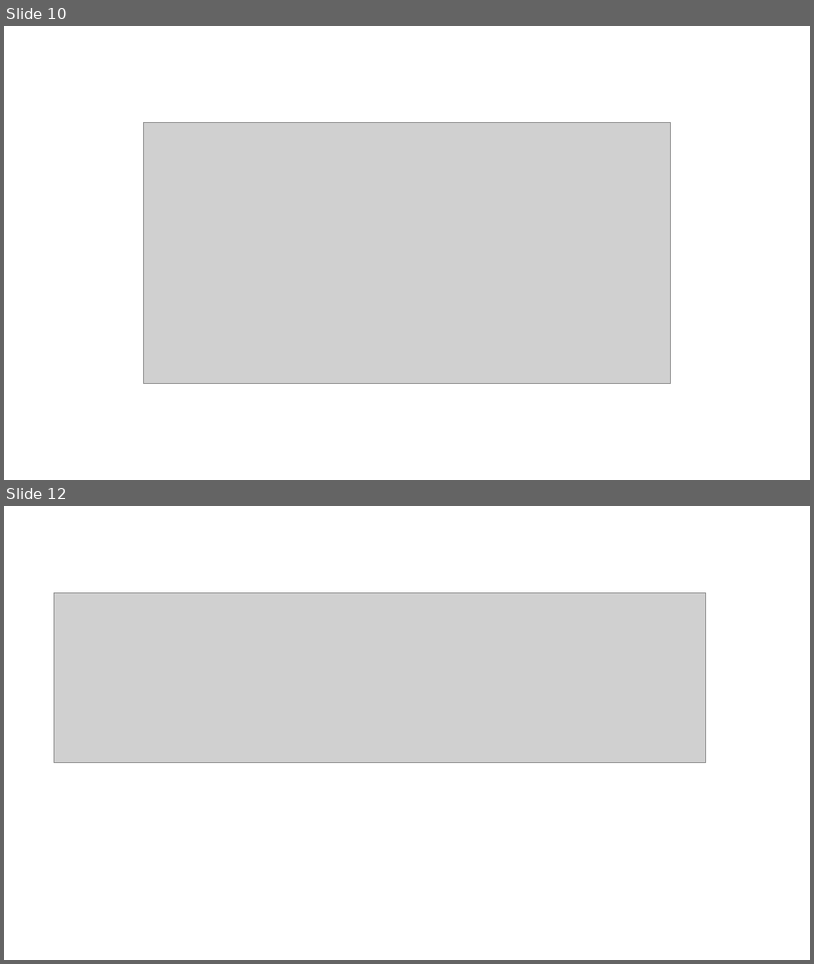
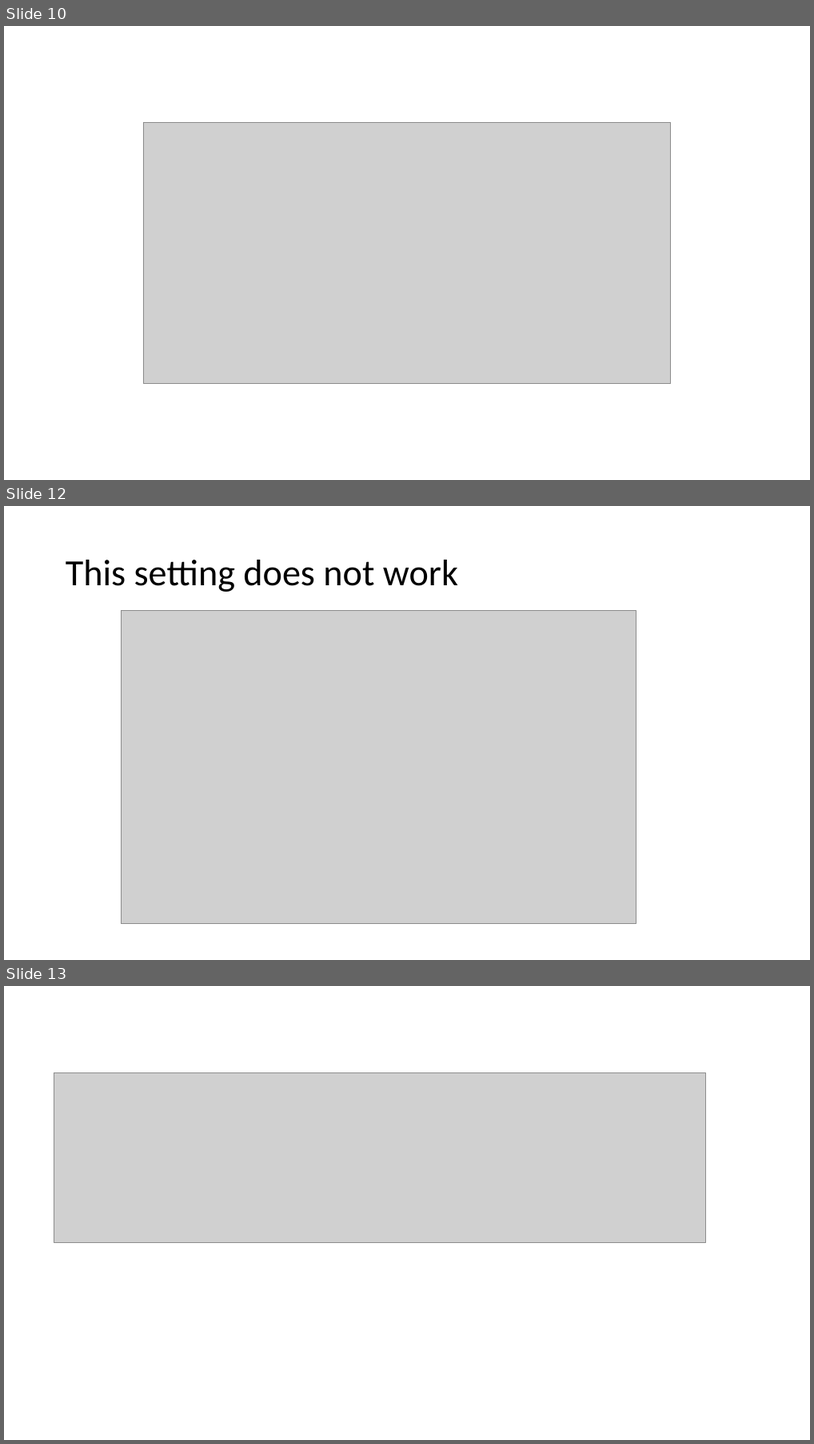
Before and after one commit to PowerBiDevCamp/TenantManagement, a slide deck: TenantManagement.pptx. Shown one above the other, each under a label of ours: slides 10 and 12 before the commit, slides 10, 12 and 13 after it; the slides between them are not shown. The pictures are 814x964 and 814x1444 pixels, drawn with LibreOffice and Linux fonts; fonts in the diff are those of the drawing; grey boxes stand for pictures. Boxes give left, top, right and bottom in pixels: in the first picture for what was removed or moved away, otherwise in the second. Text is boxed around its words. In the diff, an @@ line names an element or a change of style, - is before the commit and + after.

```diff
--- a/TenantManagement.pptx
+++ b/TenantManagement.pptx
@@ slide 12 added at [4,506,810,960], background #FFFFFF @@
@@ title added at [66,560,458,592], 44 pt, text #000000 @@
+This setting does not work
@@ picture added at [121,611,636,924] @@
@@ what was slide 12 is now slide 13 @@
```
Also in this commit, not shown: 1 other slide added, 1 slide removed, 5 other files.
